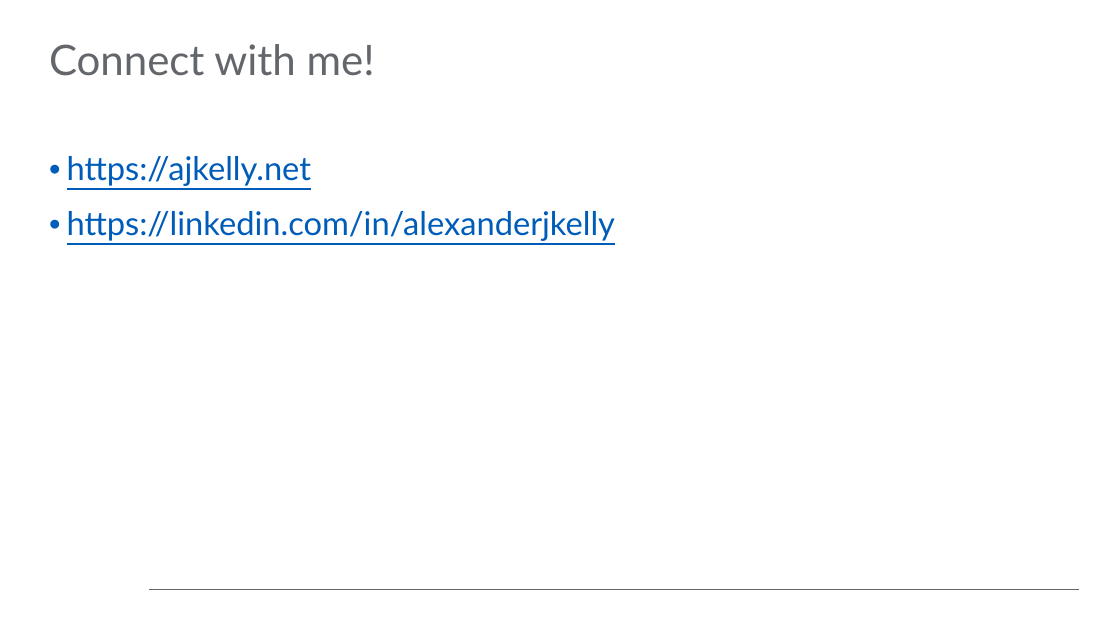
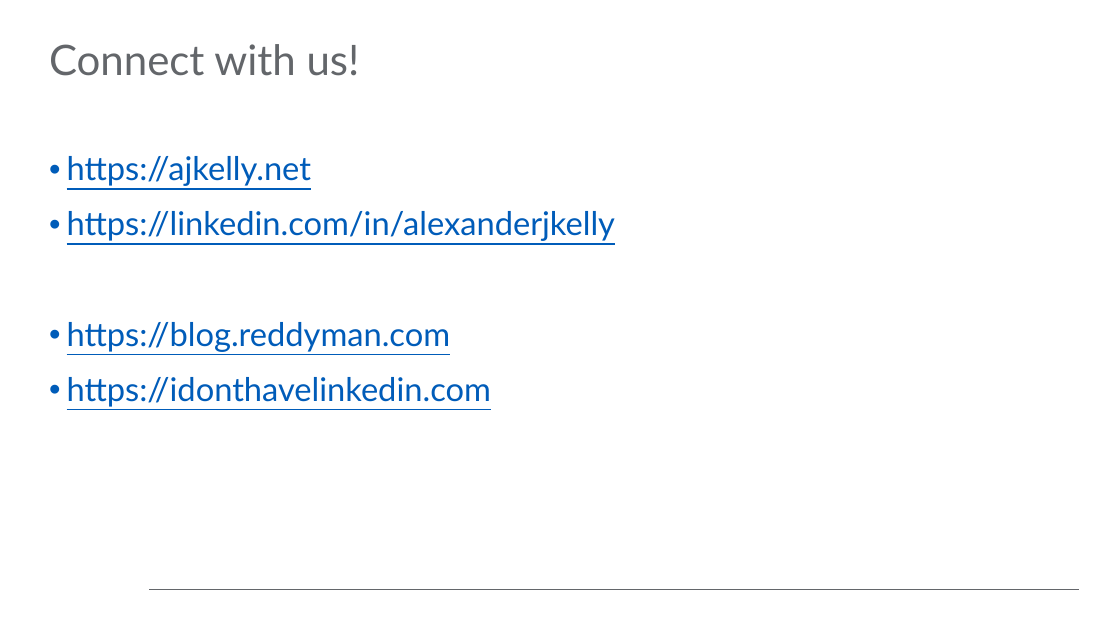
Before and after one commit to pilotdeveloper/sensors_lab, a slide deck: slide 27 of class-guide.pptx. Drawn at 1120x630 pixels with LibreOffice and Linux fonts; fonts in the diff are those of the drawing; background and template pictures are left out. Boxes give left, top, right and bottom in pixels: in the first picture for what was removed or moved away, otherwise in the second. Text is boxed around its words. In the diff, an @@ line names an element or a change of style, - is before the commit and + after.

```diff
--- a/class-guide.pptx
+++ b/class-guide.pptx
@@ title at (49, 44, 360, 76): text changed @@
-Connect with me!
+Connect with us!
@@ text at (67, 322, 491, 407): paragraphs added @@
+• https://blog.reddyman.com
+• https://idonthavelinkedin.com
```
Also in this commit, not shown: 1 other file.
